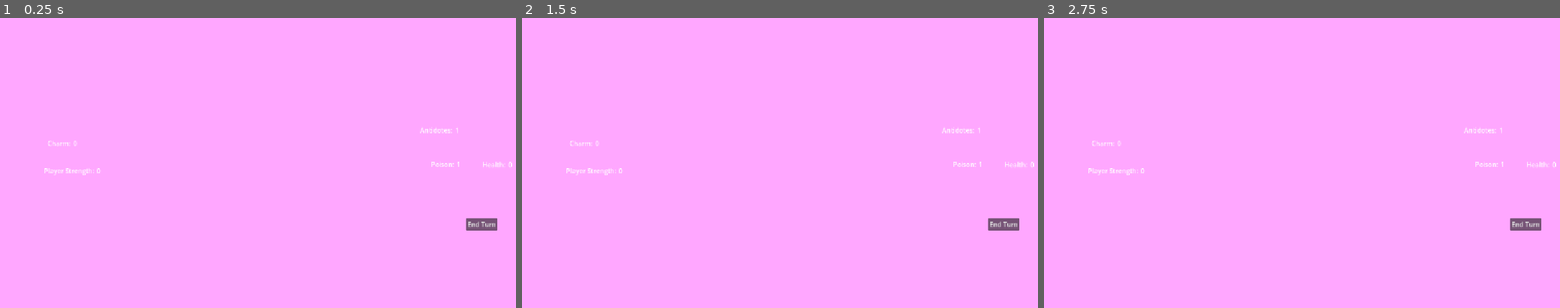
Above: before the commit, frames 1-3 (left to right).
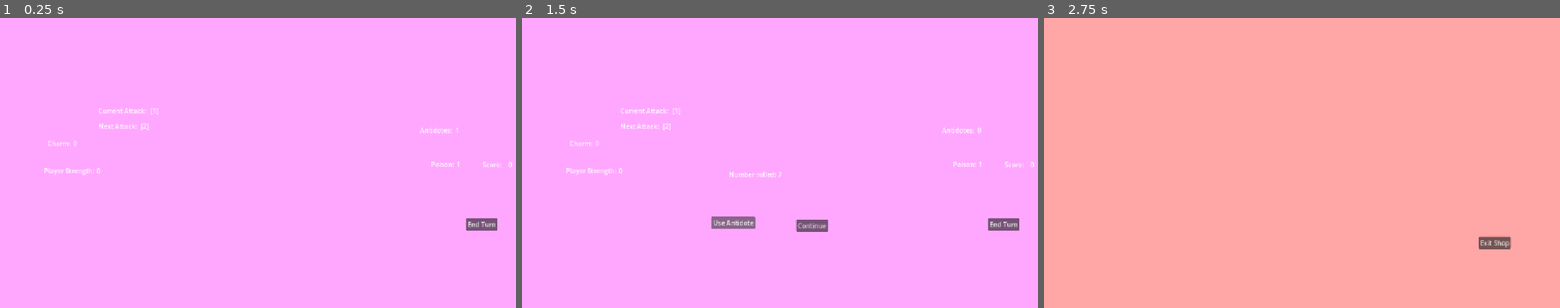
Above: after the commit, the same moments.

Repository: Novali91/Snakeeyes
Game: Godot game, scene res://01_Managers/01_StateManager/top_state_machine.tscn
Same seed, same stepped clock (60 frames per second), same inputs: the game is played once before the commit and once after it.
Inputs (mouse positions are in pixels of both pictures, inside the frame that each line leads up to):
- Up to frame 1 (0.25 s): no input
- Up to frame 2 (1.5 s): click "End Turn" at 0.5 s; click (733, 223) at 1.25 s, where only the run after the commit has a clickable "Use Antidote"
- Up to frame 3 (2.75 s): click (1332, 226) at 2 s, where only the run after the commit has a clickable "Continue"

The runs differ from the first frame. In frame 1, 0.2% of the frame differs, in the area x 19-98%, y 31-52%; in frame 2, 0.9%; in frame 3, 100%, in the area x 0-100%, y 0-100%.

Commit message:
all states except shop

Diff:
--- a/01_Managers/01_StateManager/01_States/01_SetupTurn/setup_turn_state.gd
+++ b/01_Managers/01_StateManager/01_States/01_SetupTurn/setup_turn_state.gd
@@ -5,8 +5,10 @@
 	pass
 
 func enter() -> void:
-	sm.camera_manager.camera_locked = true
+	sm.camera_manager.switch_screen(sm.camera_manager.MIDDLE)
+	sm.camera_manager.lock_camera()
 	_reset_stats()
+	sm.attack_manager.next_attack()
 	sm.switch_state(sm.States.PLAY)
 
 func exit() -> void:
--- a/01_Managers/01_StateManager/01_States/02_Play/ability_helper.gd
+++ b/01_Managers/01_StateManager/01_States/02_Play/ability_helper.gd
@@ -1,5 +1,7 @@
 class_name AbilityHelper
 extends Node
+
+var sm: TopStateMachine
 
 func trigger_ability(ind: int) -> void:
 	match ind:
--- a/01_Managers/01_StateManager/01_States/02_Play/play_state.gd
+++ b/01_Managers/01_StateManager/01_States/02_Play/play_state.gd
@@ -1,14 +1,20 @@
 class_name PlayState
 extends TopState
+
+@onready var _ability_helper: AbilityHelper = $AbilityHelper
 
 func setup() -> void:
 	sm.end_turn_button.pressed.connect(_end_turn)
 
+	_ability_helper.sm = sm
+
 func enter() -> void:
 	_draw_cards(5)
+	sm.end_turn_button.make_pressable()
+	sm.camera_manager.unlock_camera()
 
 func exit() -> void:
-	pass
+	sm.end_turn_button.stop_pressable()
 
 func process_tick(_delta: float) -> void:
 	pass
@@ -22,8 +28,22 @@
 	# check if we need to reshuffle
 	# give them to hand manager
 
-func _drink(drink: DrinkResource) -> void:
-	pass
+func _play_card(drink: DrinkResource) -> void:
+	var new_poison = sm.game_stats.poison + drink.poison
+	new_poison = max(1, new_poison)
+
+	sm.game_stats.poison = new_poison
+	sm.game_stats.strength += drink.strength
+	sm.game_stats.charm += drink.charm
+
+	sm.poison_bar.set_value(sm.game_stats.poison)
+	sm.player_strength.set_value(sm.game_stats.strength)
+	sm.charm_overlay.set_value(sm.game_stats.charm)
+
+	_ability_helper.trigger_ability(drink.special_ability)
+
+	if sm.game_stats.poison >= 12:
+		sm.switch_state(sm.States.PASS_OUT)
 
 func _end_turn() -> void:
-	sm.switch_state(sm.States.ROLL_DICE)
+	sm.switch_state(sm.States.POISON_ROLL)
--- /dev/null
+++ b/01_Managers/01_StateManager/01_States/03_RollDice/poison_roll_state.gd
@@ -0,0 +1,34 @@
+class_name PoisonRollState
+extends TopState
+
+func setup() -> void:
+	sm.dice_manager.antidote_used.connect(_reroll)
+	sm.dice_manager.number_accepted.connect(_check_poison)
+
+func enter() -> void:
+	sm.camera_manager.lock_camera()
+	sm.dice_manager.start_roll()
+
+func exit() -> void:
+	pass
+
+func process_tick(_delta: float) -> void:
+	pass
+
+func physics_tick(_delta: float) -> void:
+	pass
+
+func _reroll() -> void:
+	if sm.game_stats.antidote_num > 0:
+		sm.game_stats.antidote_num -= 1
+		sm.antidote_count.set_value(sm.game_stats.antidote_num)
+		sm.dice_manager.reroll()
+
+func _check_poison(dice_roll: int) -> void:
+	if dice_roll > sm.game_stats.poison:
+		sm.dice_manager.close()
+		sm.switch_state(sm.States.COMPARE_STRENGTH)
+
+	else:
+		sm.dice_manager.close()
+		sm.switch_state(sm.States.PASS_OUT)
--- a/01_Managers/01_StateManager/01_States/03_RollDice/roll_dice_state.gd
+++ /dev/null
@@ -1,17 +0,0 @@
-class_name RollDiceState
-extends TopState
-
-func setup() -> void:
-	pass
-
-func enter() -> void:
-	pass
-
-func exit() -> void:
-	pass
-
-func process_tick(_delta: float) -> void:
-	pass
-
-func physics_tick(_delta: float) -> void:
-	pass
--- a/01_Managers/01_StateManager/01_States/04_CompareStrength/compare_strength_state.gd
+++ b/01_Managers/01_StateManager/01_States/04_CompareStrength/compare_strength_state.gd
@@ -5,7 +5,27 @@
 	pass
 
 func enter() -> void:
-	pass
+	var player_str = sm.game_stats.strength
+	var enemy_str = sm.attack_manager.get_attack()
+
+	var attacks_blocked = 0
+	for i: int in enemy_str:
+		if player_str > i:
+			player_str -= i
+			attacks_blocked += 1
+
+		else: break
+
+	var damage = enemy_str.size() - attacks_blocked
+	if damage == 0:
+		sm.game_stats.score += 1
+
+	else:
+		sm.game_stats.score -= damage
+
+	sm.score_bar.set_value(sm.game_stats.score)
+
+	sm.switch_state(sm.States.SHOP)
 
 func exit() -> void:
 	pass
--- a/01_Managers/01_StateManager/01_States/05_Shop/shop_state.gd
+++ b/01_Managers/01_StateManager/01_States/05_Shop/shop_state.gd
@@ -2,16 +2,21 @@
 extends TopState
 
 func setup() -> void:
-	pass
+	sm.exit_shop_button.pressed.connect(_exit_shop)
 
 func enter() -> void:
-	pass
+	sm.camera_manager.switch_screen(sm.camera_manager.RIGHT)
+	sm.camera_manager.unlock_camera()
+	sm.exit_shop_button.make_pressable()
 
 func exit() -> void:
-	pass
+	sm.exit_shop_button.stop_pressable()
 
 func process_tick(_delta: float) -> void:
 	pass
 
 func physics_tick(_delta: float) -> void:
 	pass
+
+func _exit_shop() -> void:
+	sm.switch_state(sm.States.END_TURN)
--- a/01_Managers/01_StateManager/01_States/06_EndTurn/end_turn_state.gd
+++ b/01_Managers/01_StateManager/01_States/06_EndTurn/end_turn_state.gd
@@ -5,7 +5,7 @@
 	pass
 
 func enter() -> void:
-	pass
+	sm.switch_state(sm.States.SETUP_TURN)
 
 func exit() -> void:
 	pass
--- a/01_Managers/01_StateManager/01_States/07_PassOut/pass_out_state.gd
+++ b/01_Managers/01_StateManager/01_States/07_PassOut/pass_out_state.gd
@@ -5,7 +5,9 @@
 	pass
 
 func enter() -> void:
-	pass
+	var damage = sm.attack_manager.get_attack().size()
+	sm.game_stats.score -= damage
+	sm.switch_state(sm.States.SETUP_TURN)
 
 func exit() -> void:
 	pass
--- a/01_Managers/01_StateManager/02_GameStats/game_stats.gd
+++ b/01_Managers/01_StateManager/02_GameStats/game_stats.gd
@@ -5,3 +5,4 @@
 var strength: int
 var charm: int
 var score: int
+var antidote_num: int
--- a/01_Managers/01_StateManager/top_state_machine.gd
+++ b/01_Managers/01_StateManager/top_state_machine.gd
@@ -4,9 +4,10 @@
 enum States {
 	SETUP_TURN,
 	PLAY,
-	ROLL_DICE,
+	POISON_ROLL,
 	COMPARE_STRENGTH,
 	SHOP,
+	END_TURN,
 	PASS_OUT,
 }
 
@@ -15,9 +16,10 @@
 @onready var _state_logic_dict: Dictionary[int, TopState] = {
 	States.SETUP_TURN: $States/SetupTurnState,
 	States.PLAY: $States/PlayState,
-	States.ROLL_DICE: $States/RollDiceState,
+	States.POISON_ROLL: $States/PoisonRollState,
 	States.COMPARE_STRENGTH: $States/CompareStrengthState,
 	States.SHOP: $States/ShopState,
+	States.END_TURN: $States/EndTurnState,
 	States.PASS_OUT: $States/PassOutState
 }
 
@@ -33,6 +35,8 @@
 
 @onready var game_stats: GameStats = $GameStats
 @onready var camera_manager: CameraManager = %CameraManager
+@onready var dice_manager: DiceManager = %DiceManager
+@onready var attack_manager: AttackManager = %AttackManager
 
 func _ready() -> void:
 	for state: TopState in _state_logic_dict.values():
@@ -40,6 +44,8 @@
 		state.setup()
 
 	switch_state(States.SETUP_TURN)
+
+	_set_start_values()
 
 func _process(delta: float) -> void:
 	_current_state_logic.process_tick(delta)
@@ -54,3 +60,7 @@
 	current_state = new_state
 	_current_state_logic = _state_logic_dict[current_state]
 	_current_state_logic.enter()
+
+func _set_start_values() -> void:
+	game_stats.antidote_num = 1
+	antidote_count.set_value(game_stats.antidote_num)
--- a/01_Managers/01_StateManager/top_state_machine.tscn
+++ b/01_Managers/01_StateManager/top_state_machine.tscn
@@ -4,7 +4,7 @@
 [ext_resource type="Script" uid="uid://c2nf15vbmvxwo" path="res://01_Managers/01_StateManager/01_States/01_SetupTurn/setup_turn_state.gd" id="2_n4aau"]
 [ext_resource type="Script" uid="uid://eas41130dh2s" path="res://01_Managers/01_StateManager/01_States/02_Play/play_state.gd" id="3_j2eob"]
 [ext_resource type="Script" uid="uid://cnqf2nskskbax" path="res://01_Managers/01_StateManager/01_States/02_Play/ability_helper.gd" id="4_mg5ld"]
-[ext_resource type="Script" uid="uid://blkwfhfovyhap" path="res://01_Managers/01_StateManager/01_States/03_RollDice/roll_dice_state.gd" id="4_r3ws3"]
+[ext_resource type="Script" uid="uid://blkwfhfovyhap" path="res://01_Managers/01_StateManager/01_States/03_RollDice/poison_roll_state.gd" id="4_r3ws3"]
 [ext_resource type="Script" uid="uid://buaegvoisv87c" path="res://01_Managers/01_StateManager/01_States/04_CompareStrength/compare_strength_state.gd" id="5_utsaj"]
 [ext_resource type="Script" uid="uid://dtbmyb7ae6cj6" path="res://01_Managers/01_StateManager/01_States/05_Shop/shop_state.gd" id="6_0txsc"]
 [ext_resource type="Script" uid="uid://qamd3pd3uan8" path="res://01_Managers/01_StateManager/01_States/07_PassOut/pass_out_state.gd" id="7_nvmhh"]
@@ -18,6 +18,8 @@
 [ext_resource type="PackedScene" uid="uid://d35o5u7su4r12" path="res://03_VisualInputOutput/07_EndTurnButton/end_turn_button.tscn" id="13_8sj7b"]
 [ext_resource type="PackedScene" uid="uid://2twxyn8p5xxf" path="res://03_VisualInputOutput/08_ExitShopButton/exit_shop_button.tscn" id="14_sa73t"]
 [ext_resource type="PackedScene" uid="uid://cbygupp4jpnp6" path="res://01_Managers/06_CameraManager/camera_manager.tscn" id="15_v5tm5"]
+[ext_resource type="PackedScene" uid="uid://bmyg1l3eqrxql" path="res://01_Managers/07_DiceManager/dice_manager.tscn" id="19_sa73t"]
+[ext_resource type="PackedScene" uid="uid://ct4847ie8iod" path="res://01_Managers/08_AttackManager/attack_manager.tscn" id="20_n6io1"]
 
 [node name="TopStateMachine" type="Node" unique_id=741613550]
 script = ExtResource("1_brpme")
@@ -37,7 +39,7 @@
 script = ExtResource("4_mg5ld")
 metadata/_custom_type_script = "uid://cnqf2nskskbax"
 
-[node name="RollDiceState" type="Node" parent="States" unique_id=1250067155]
+[node name="PoisonRollState" type="Node" parent="States" unique_id=1250067155]
 script = ExtResource("4_r3ws3")
 metadata/_custom_type_script = "uid://blkwfhfovyhap"
 
@@ -115,3 +117,11 @@
 
 [node name="CameraManager" parent="." unique_id=634864132 instance=ExtResource("15_v5tm5")]
 unique_name_in_owner = true
+
+[node name="DiceManager" parent="." unique_id=1005432025 instance=ExtResource("19_sa73t")]
+unique_name_in_owner = true
+position = Vector2(1280, 0)
+
+[node name="AttackManager" parent="." unique_id=1488456757 instance=ExtResource("20_n6io1")]
+unique_name_in_owner = true
+position = Vector2(1280, 0)
--- a/01_Managers/06_CameraManager/camera_manager.gd
+++ b/01_Managers/06_CameraManager/camera_manager.gd
@@ -3,17 +3,22 @@
 
 signal done_moving()
 
-var camera_locked: bool
+enum {
+	LEFT,
+	MIDDLE,
+	RIGHT
+}
 
 @onready var camera: Camera2D = $Camera2D
 
 var _current_ind: int = 1
+var _camera_locked: bool
 
 func _ready() -> void:
 	camera.global_position = Vector2(1280 * 1.5, 720 / 2.)
 
 func _process(_delta: float) -> void:
-	if camera_locked: return
+	if _camera_locked: return
 
 	if Input.is_action_just_pressed("left"):
 		_swipe_left()
@@ -21,7 +26,7 @@
 	elif Input.is_action_just_pressed("right"):
 		_swipe_right()
 
-func move_screen(screen_ind: int) -> void:
+func switch_screen(screen_ind: int) -> void:
 	if screen_ind == _current_ind:
 		done_moving.emit()
 		return
@@ -30,12 +35,18 @@
 	camera.global_position.x = (_current_ind + 0.5) * 1280
 	done_moving.emit()
 
+func lock_camera() -> void:
+	_camera_locked = true
+
+func unlock_camera() -> void:
+	_camera_locked = false
+
 func _swipe_left() -> void:
 	var new_ind = _current_ind - 1
 	if new_ind >= 0:
-		move_screen(new_ind)
+		switch_screen(new_ind)
 
 func _swipe_right() -> void:
 	var new_ind = _current_ind + 1
 	if new_ind < 3:
-		move_screen(new_ind)
+		switch_screen(new_ind)
--- /dev/null
+++ b/01_Managers/07_DiceManager/dice_manager.gd
@@ -0,0 +1,50 @@
+class_name DiceManager
+extends Node2D
+
+signal number_rolled(val: int)
+signal number_accepted(val: int)
+signal antidote_used()
+
+@onready var _input: Label = $Label/Input
+@onready var _use_antidote_button: Button = $UseAntidoteButton
+@onready var _continue_button: Button = $ContinueButton
+
+var _current_value: int
+
+func _ready() -> void:
+	visible = false
+
+	_use_antidote_button.pressed.connect(_antidote_pressed)
+	_continue_button.pressed.connect(_continue_pressed)
+
+func start_roll() -> void:
+	visible = true
+	_roll()
+
+func close() -> void:
+	visible = false
+
+func reroll() -> void:
+	_roll()
+
+func _roll() -> void:
+	var value_rolled = _get_roll_value()
+
+	_current_value = value_rolled
+	_input.text = str(_current_value)
+	number_rolled.emit(_current_value)
+
+func _antidote_pressed() -> void:
+	antidote_used.emit()
+
+func _continue_pressed() -> void:
+	number_accepted.emit(_current_value)
+
+func _get_roll_value() -> int:
+	return randi_range(1,6) + randi_range(1,6)
+
+func _get_dice_faces(val: int) -> Array[int]:
+	var die1 = randi_range(1, val-1)
+	var die2 = val - die1
+
+	return [die1, die2]
--- /dev/null
+++ b/01_Managers/07_DiceManager/dice_manager.tscn
@@ -0,0 +1,34 @@
+[gd_scene format=3 uid="uid://bmyg1l3eqrxql"]
+
+[ext_resource type="Script" uid="uid://bm0r4ar0bjg1l" path="res://01_Managers/07_DiceManager/dice_manager.gd" id="1_2k3sa"]
+
+[node name="DiceManager" type="Node2D" unique_id=1005432025]
+script = ExtResource("1_2k3sa")
+metadata/_custom_type_script = "uid://bm0r4ar0bjg1l"
+
+[node name="Label" type="Label" parent="." unique_id=1512454025]
+offset_left = 513.0
+offset_top = 377.0
+offset_right = 635.0
+offset_bottom = 400.0
+text = "Number rolled: "
+
+[node name="Input" type="Label" parent="Label" unique_id=383974154]
+layout_mode = 0
+offset_left = 122.0
+offset_right = 162.0
+offset_bottom = 23.0
+
+[node name="UseAntidoteButton" type="Button" parent="." unique_id=1561089080]
+offset_left = 470.0
+offset_top = 493.0
+offset_right = 578.0
+offset_bottom = 524.0
+text = "Use Antidote"
+
+[node name="ContinueButton" type="Button" parent="." unique_id=1599502528]
+offset_left = 680.0
+offset_top = 500.0
+offset_right = 759.0
+offset_bottom = 531.0
+text = "Continue"
--- /dev/null
+++ b/01_Managers/08_AttackManager/attack_manager.gd
@@ -0,0 +1,29 @@
+class_name AttackManager
+extends Node2D
+
+var _attack_ind: int = -1
+var _attack_arr: Array[PackedInt64Array] = [
+	[1],
+	[2],
+	[1, 1],
+	[2],
+	[3]
+]
+
+var _current_attack: Array[int]
+var _next_attack: Array[int]
+
+@onready var _input_cur: Label = $Label/InputCur
+@onready var _input_next: Label = $Label2/InputNext
+
+
+func next_attack() -> void:
+	_attack_ind += 1
+	_current_attack.assign(_attack_arr[_attack_ind])
+	_next_attack.assign(_attack_arr[_attack_ind + 1])
+
+	_input_cur.text = str(_current_attack)
+	_input_next.text = str(_next_attack)
+
+func get_attack() -> Array[int]:
+	return _current_attack
--- /dev/null
+++ b/01_Managers/08_AttackManager/attack_manager.tscn
@@ -0,0 +1,33 @@
+[gd_scene format=3 uid="uid://ct4847ie8iod"]
+
+[ext_resource type="Script" uid="uid://bmad707hcx53o" path="res://01_Managers/08_AttackManager/attack_manager.gd" id="1_nxvxw"]
+
+[node name="AttackManager" type="Node2D" unique_id=1488456757]
+script = ExtResource("1_nxvxw")
+metadata/_custom_type_script = "uid://bmad707hcx53o"
+
+[node name="Label" type="Label" parent="." unique_id=1180277551]
+offset_left = 244.0
+offset_top = 219.0
+offset_right = 367.0
+offset_bottom = 242.0
+text = "Current Attack: "
+
+[node name="InputCur" type="Label" parent="Label" unique_id=87513330]
+layout_mode = 0
+offset_left = 129.0
+offset_right = 169.0
+offset_bottom = 23.0
+
+[node name="Label2" type="Label" parent="." unique_id=278131056]
+offset_left = 244.0
+offset_top = 257.0
+offset_right = 367.0
+offset_bottom = 280.0
+text = "Next Attack: "
+
+[node name="InputNext" type="Label" parent="Label2" unique_id=1275084121]
+layout_mode = 0
+offset_left = 105.0
+offset_right = 145.0
+offset_bottom = 23.0
--- a/03_VisualInputOutput/01_ScoreBar/score_bar.gd
+++ b/03_VisualInputOutput/01_ScoreBar/score_bar.gd
@@ -1,7 +1,7 @@
 class_name ScoreBar
 extends Node2D
 
-@onready var input: Label = $Input
+@onready var _input: Label = $Input
 
 func set_value(val: int) -> void:
-	input.text = str(val)
+	_input.text = str(val)
--- a/03_VisualInputOutput/01_ScoreBar/score_bar.tscn
+++ b/03_VisualInputOutput/01_ScoreBar/score_bar.tscn
@@ -2,14 +2,14 @@
 
 [ext_resource type="Script" uid="uid://dhidk03elcsg1" path="res://03_VisualInputOutput/01_ScoreBar/score_bar.gd" id="1_frerc"]
 
-[node name="HealthBar" type="Node2D" unique_id=958898566]
+[node name="ScoreBar" type="Node2D" unique_id=958898566]
 script = ExtResource("1_frerc")
 metadata/_custom_type_script = "uid://dhidk03elcsg1"
 
 [node name="Label" type="Label" parent="." unique_id=1081740439]
 offset_right = 40.0
 offset_bottom = 23.0
-text = "Health: "
+text = "Score: "
 
 [node name="Input" type="Label" parent="." unique_id=1917417763]
 offset_left = 64.0
--- a/03_VisualInputOutput/02_CharmOverlay/charm_overlay.gd
+++ b/03_VisualInputOutput/02_CharmOverlay/charm_overlay.gd
@@ -1,7 +1,7 @@
 class_name CharmOverlay
 extends Node2D
 
-@onready var input: Label = $Input
+@onready var _input: Label = $Input
 
 func set_value(val: int) -> void:
-	input.text = str(val)
+	_input.text = str(val)
--- a/03_VisualInputOutput/04_PoisonBar/poison_bar.gd
+++ b/03_VisualInputOutput/04_PoisonBar/poison_bar.gd
@@ -1,7 +1,7 @@
 class_name PoisonBar
 extends Node2D
 
-@onready var input: Label = $Input
+@onready var _input: Label = $Input
 
 func set_value(val: int) -> void:
-	input.text = str(val)
+	_input.text = str(val)
--- a/03_VisualInputOutput/05_PlayerStrength'/player_strength.gd
+++ b/03_VisualInputOutput/05_PlayerStrength'/player_strength.gd
@@ -1,7 +1,7 @@
 class_name PlayerStrength
 extends Node2D
 
-@onready var input: Label = $Input
+@onready var _input: Label = $Input
 
 func set_value(val: int) -> void:
-	input.text = str(val)
+	_input.text = str(val)
--- a/03_VisualInputOutput/06_AntidoteCount/antidote_count.gd
+++ b/03_VisualInputOutput/06_AntidoteCount/antidote_count.gd
@@ -1,7 +1,7 @@
 class_name AntidoteCount
 extends Node2D
 
-@onready var input: Label = $Input
+@onready var _input: Label = $Input
 
-func set_health(val: int) -> void:
-	input.text = str(val)
+func set_value(val: int) -> void:
+	_input.text = str(val)
--- a/03_VisualInputOutput/07_EndTurnButton/end_turn_button.gd
+++ b/03_VisualInputOutput/07_EndTurnButton/end_turn_button.gd
@@ -3,10 +3,19 @@
 
 signal pressed()
 
-@onready var button: Button = $Button
+var _pressable: bool = false
+
+@onready var _button: Button = $Button
 
 func _ready() -> void:
-	button.pressed.connect(_button_pressed)
+	_button.pressed.connect(_button_pressed)
 
 func _button_pressed() -> void:
-	pressed.emit()
+	if _pressable:
+		pressed.emit()
+
+func make_pressable() -> void:
+	_pressable = true
+
+func stop_pressable() -> void:
+	_pressable = false
--- a/03_VisualInputOutput/08_ExitShopButton/exit_shop_button.gd
+++ b/03_VisualInputOutput/08_ExitShopButton/exit_shop_button.gd
@@ -3,10 +3,19 @@
 
 signal pressed()
 
-@onready var button: Button = $Button
+var _pressable: bool = false
+
+@onready var _button: Button = $Button
 
 func _ready() -> void:
-	button.pressed.connect(_button_pressed)
+	_button.pressed.connect(_button_pressed)
 
 func _button_pressed() -> void:
-	pressed.emit()
+	if _pressable:
+		pressed.emit()
+
+func make_pressable() -> void:
+	_pressable = true
+
+func stop_pressable() -> void:
+	_pressable = false
Renamed: 01_Managers/01_StateManager/01_States/03_RollDice/roll_dice_state.gd.uid -> 01_Managers/01_StateManager/01_States/03_RollDice/poison_roll_state.gd.uid
Not shown, added: 01_Managers/07_DiceManager/dice_manager.gd.uid
Not shown, added: 01_Managers/08_AttackManager/attack_manager.gd.uid
Not shown, added: scope.txt
